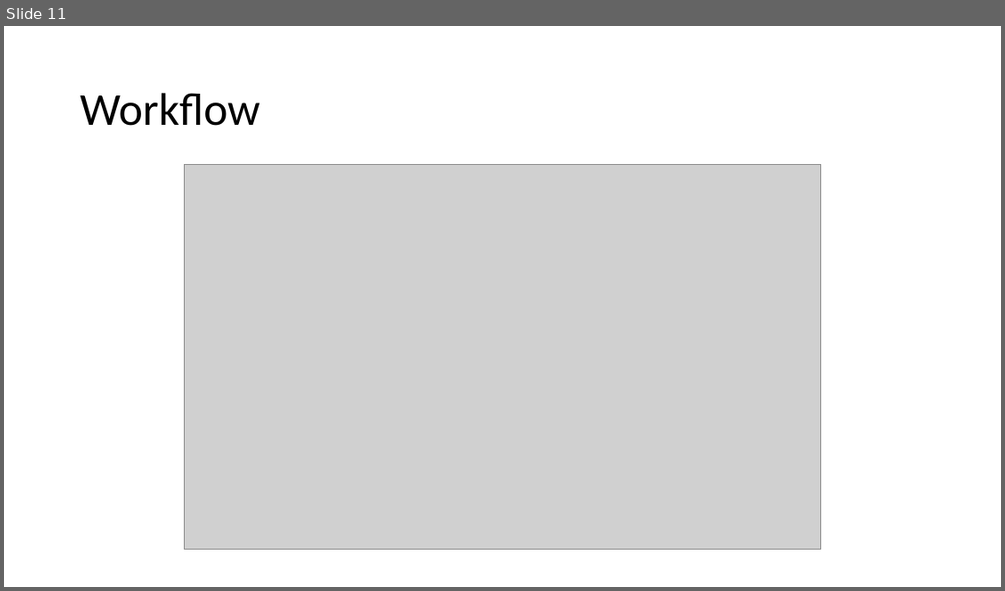
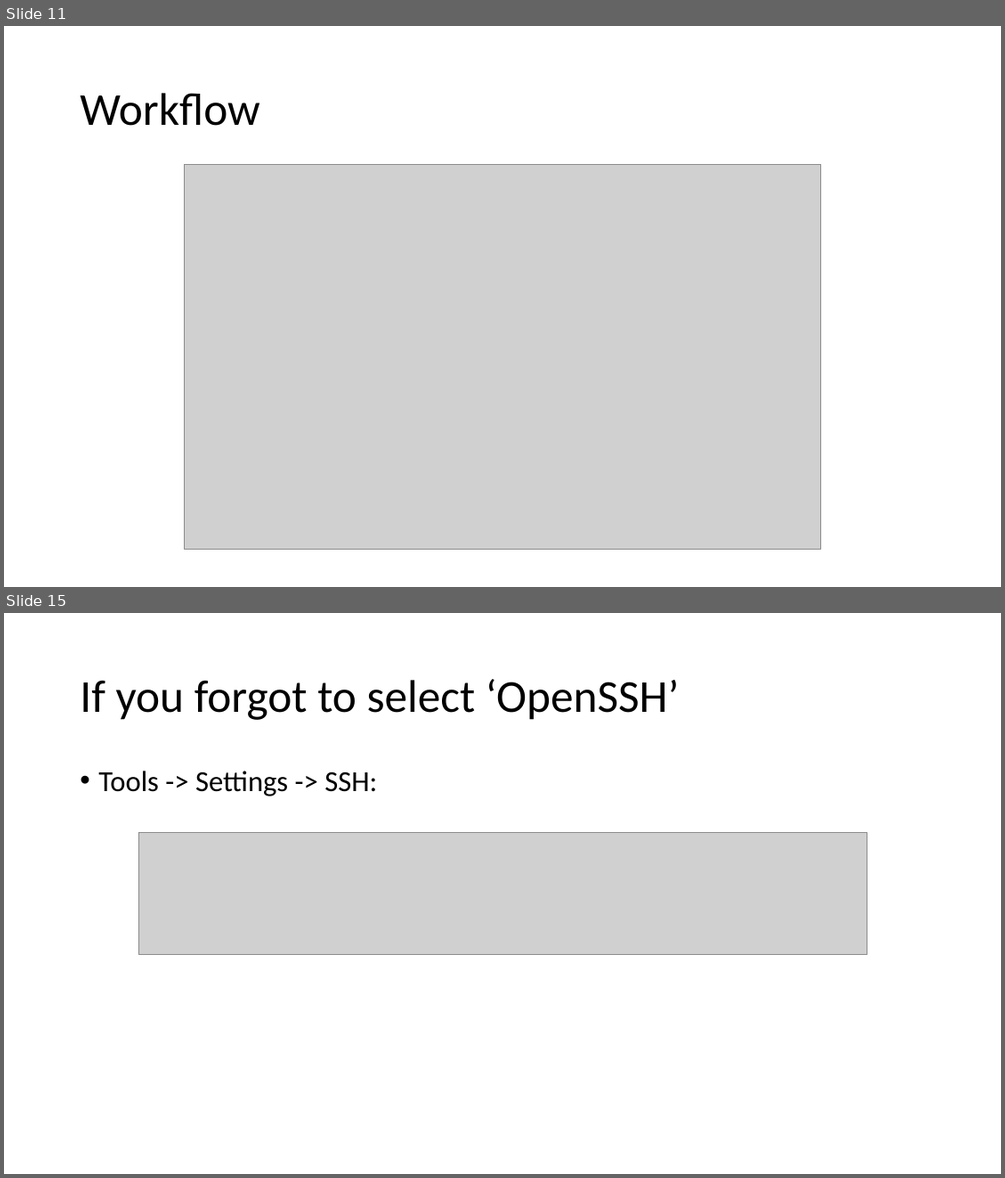
Before and after one commit to maxxb77/EBGN632_2019, a slide deck: ClassSlides/Course2.pptx. Shown one above the other, each under a label of ours: slide 11 before the commit, slides 11 and 15 after it; the slides between them are not shown. The pictures are 1005x591 and 1005x1178 pixels, drawn with LibreOffice and Linux fonts; fonts in the diff are those of the drawing; grey boxes stand for pictures. Boxes give left, top, right and bottom in pixels: in the first picture for what was removed or moved away, otherwise in the second. Text is boxed around its words. In the diff, an @@ line names an element or a change of style, - is before the commit and + after.

```diff
--- a/ClassSlides/Course2.pptx
+++ b/ClassSlides/Course2.pptx
@@ slide 15 added at (4, 613, 1001, 1174), background #FFFFFF @@
@@ title added at (80, 679, 680, 720), 44 pt, text #000000 @@
+If you forgot to select ‘OpenSSH’
@@ text added at (98, 771, 377, 796), 28 pt, text #000000 @@
+• Tools -> Settings -> SSH:
@@ picture added at (138, 832, 867, 955) @@
```
Also in this commit, not shown: 4 other slides added, 1 slide removed.
